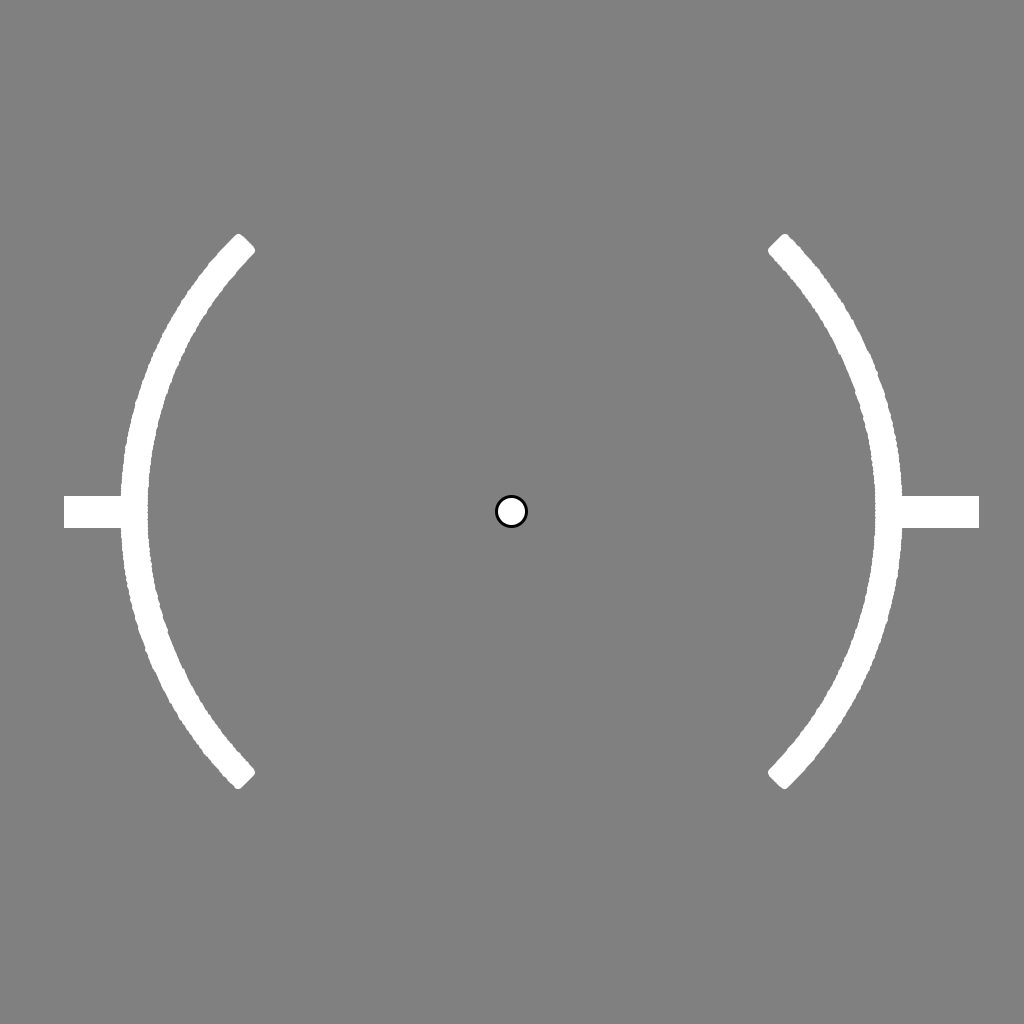
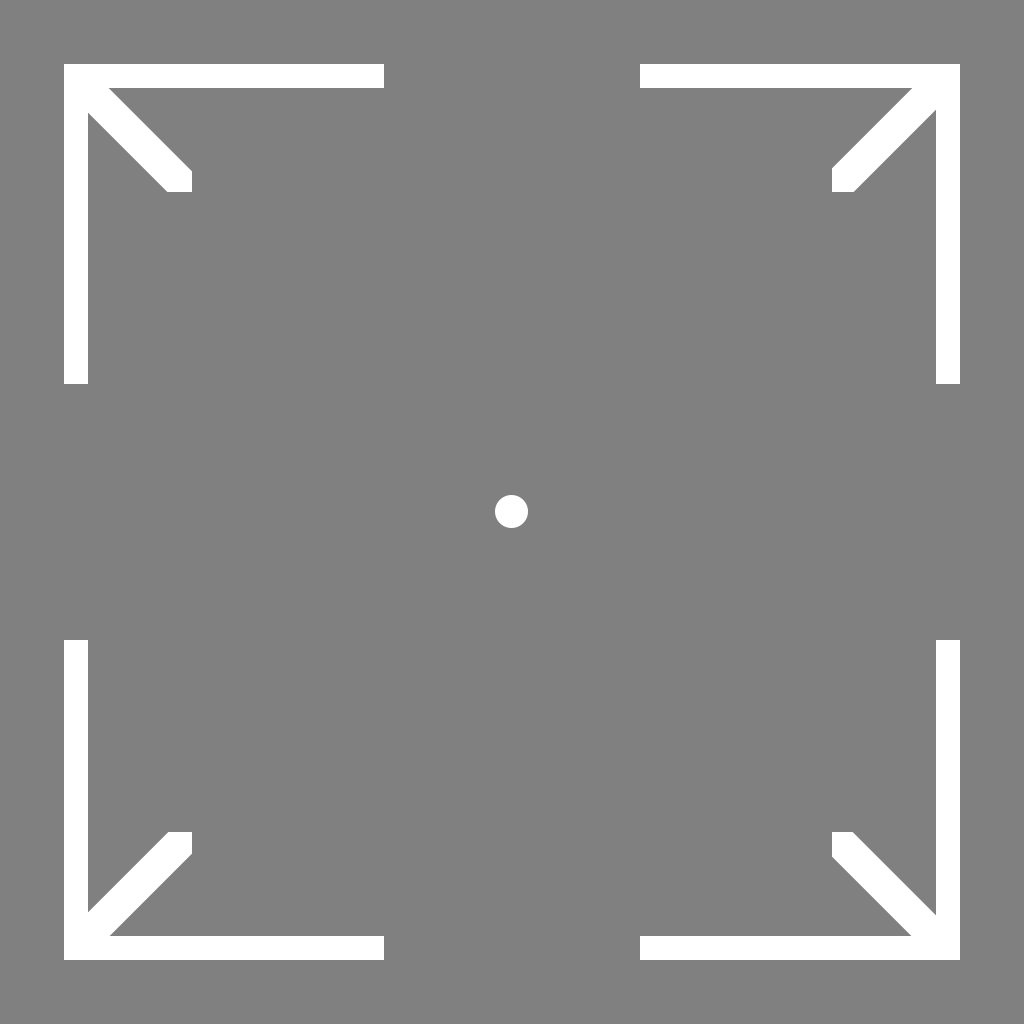
Layered file, before and after one edit (w=1024, h=1024). Changes by layer:
added layer "Rectangle 2 copy 2" in group "AssaultRifle" over (64, 64, 960, 960)
added layer "Rectangle 1" in group "AssaultRifle" over (64, 64, 960, 960)
painted on "Ellipse 2" over (495, 495, 528, 528)
hid "Shape 1 copy 2" over (64, 496, 979, 528)
hid "Ellipse 1 copy 3" over (123, 237, 900, 786)
